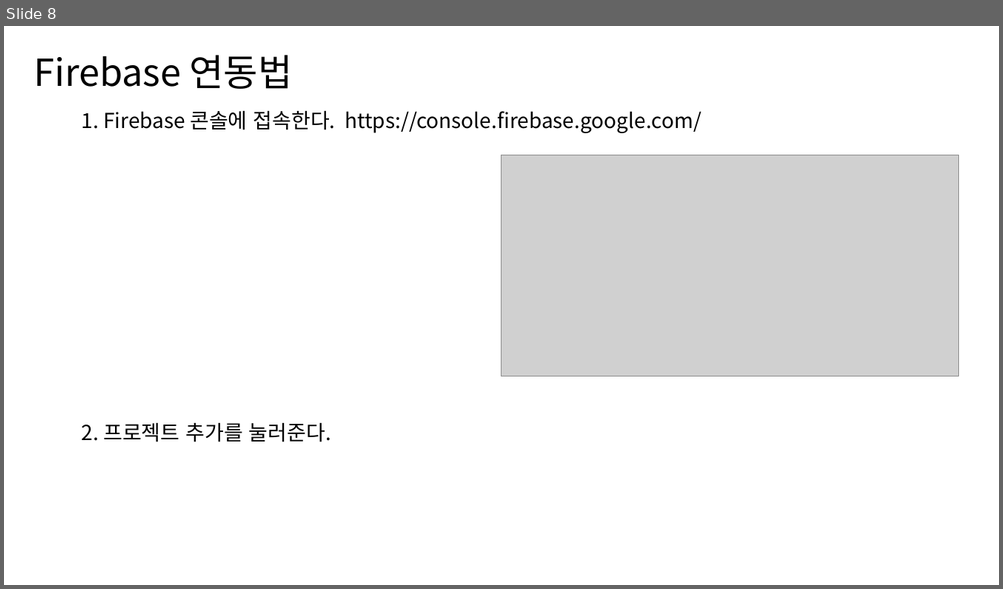
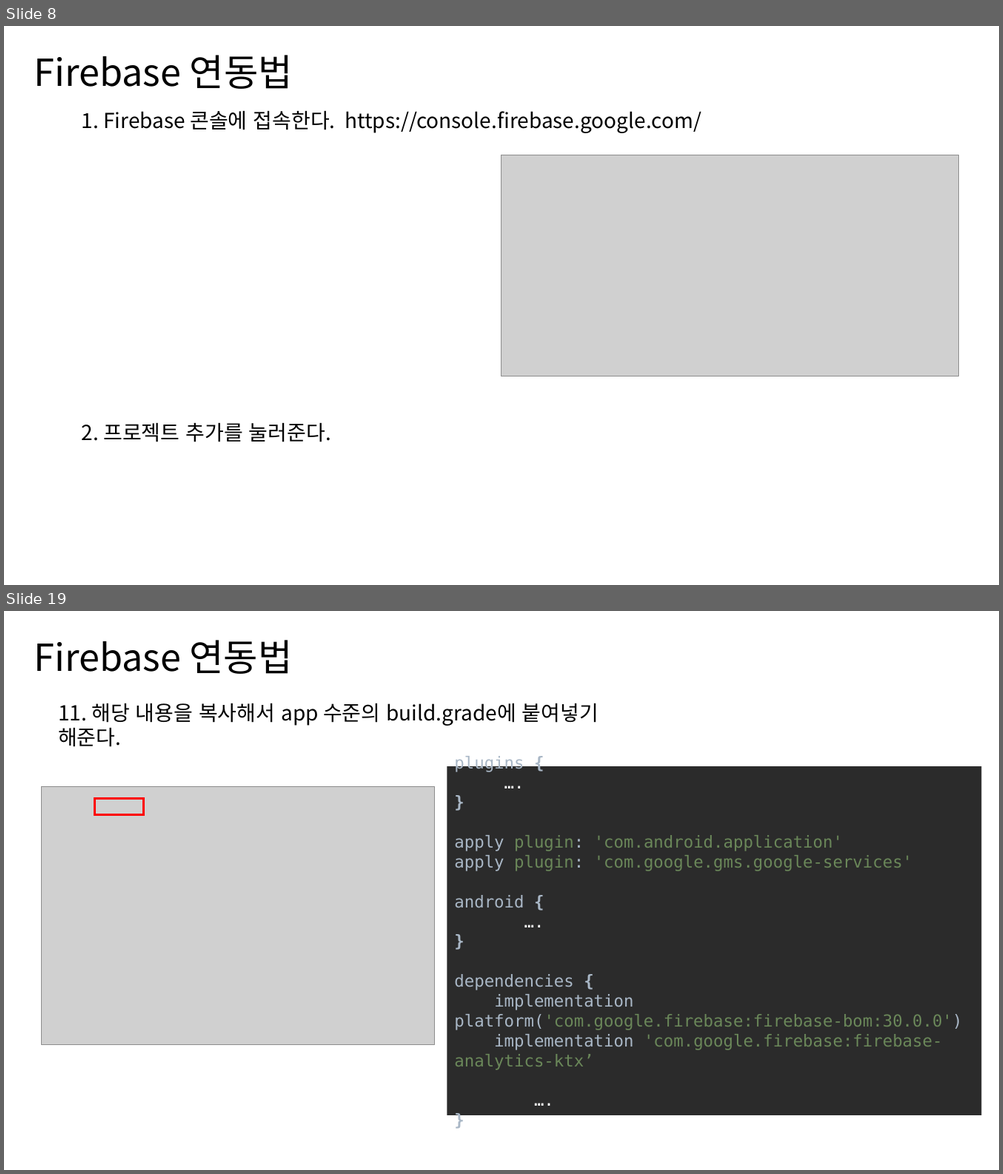
Before and after one commit to ckstmznf/2022-EDCAN-Class, a slide deck: PPT/2. Firebase/Firebase.pptx. Shown one above the other, each under a label of ours: slide 8 before the commit, slides 8 and 19 after it; the slides between them are not shown. The pictures are 1003x589 and 1003x1174 pixels, drawn with LibreOffice and Linux fonts; fonts in the diff are those of the drawing; grey boxes stand for pictures. Boxes give left, top, right and bottom in pixels: in the first picture for what was removed or moved away, otherwise in the second. Text is boxed around its words. In the diff, an @@ line names an element or a change of style, - is before the commit and + after.

```diff
--- a/PPT/2. Firebase/Firebase.pptx
+++ b/PPT/2. Firebase/Firebase.pptx
@@ slide 19 added at [4,611,999,1170], background #FFFFFF @@
@@ text added at [34,640,293,674], 36 pt, text #000000 @@
+Firebase 연동법
@@ text added at [58,703,598,747], 20 pt, text #000000 @@
+11. 해당 내용을 복사해서 app 수준의 build.grade에 붙여넣기 해준다.
@@ picture added at [41,787,435,1045] @@
@@ rectangle added at [447,767,982,1116], fill #2B2B2B, 16 pt, text #6A8759 @@
+plugins {
+….
+}
+apply plugin: 'com.android.application'
+apply plugin: 'com.google.gms.google-services'
+android {
+….
+}
+dependencies {
+implementation platform('com.google.firebase:firebase-bom:30.0.0')
+implementation 'com.google.firebase:firebase-analytics-ktx’
+….
+}
@@ rectangle added at [94,798,144,815], outline #FF0000 2.25 pt @@
```
Also in this commit, not shown: 4 other slides changed, 11 other slides added, 8 slides removed, 52 other files.
